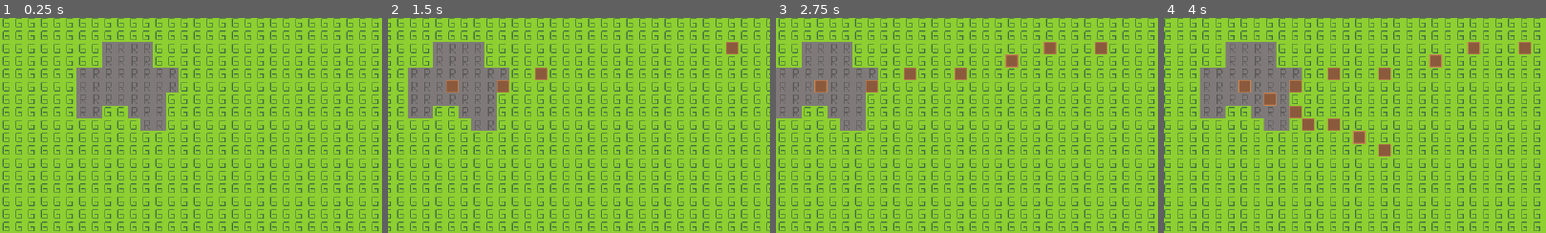
Above: before the commit, frames 1-4 (left to right).
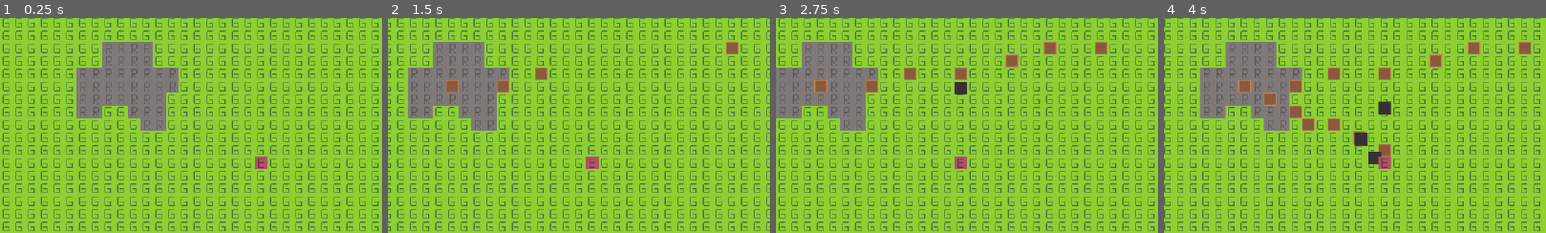
Above: after the commit, the same moments.

Repository: Joshua5437/Game-3
Game: Godot game, scene res://mainScene.tscn
Two runs of this game, one before a commit and one after it. Both use one fixed random seed, a clock stepped at 60 frames per second and the inputs below.
Inputs (mouse positions are % of the whole screen's width and height, from its top left):
- Up to frame 1 (0.25 s): no input
- Up to frame 2 (1.5 s): tap Enter at 0.5 s; move the mouse to (72, 45) at 0.52 s; hold Right (ui_right) 0.53-1.25 s; click (72, 45) at 0.67 s; drag from (30, 55) to (67, 46) at 1.27 s
- Up to frame 3 (2.75 s): move the mouse to (60, 28) at 2.02 s; hold Right (ui_right) from 2.03 s (still down)
- Up to frame 4 (4 s): release Right (ui_right) at 2.75 s; tap Space at 2.75 s; drag from (45, 70) to (28, 55) at 2.77 s; move the mouse to (80, 65) at 3.52 s; hold Left (ui_left) from 3.53 s (still down)
The pictures show only the part of the screen within x 22-72%, y 39-89%; the shares and areas given below are measured in that part.

The runs differ from the first frame. In frame 1, 0.2% of the frame differs, in the area x 66-70%, y 64-71%; in frame 2, 0.2%; in frame 3, 0.4%; in frame 4, 0.8%, in the area x 49-60%, y 38-71%.

Commit message:
added tower shooting

Diff:
--- /dev/null
+++ b/bullet.gd
@@ -0,0 +1,17 @@
+extends Area2D
+
+
+export(float) var speed = 100
+var direction = Vector2()
+
+func _process(delta):
+	# Moves the bullet in a specified direction and specifed speed
+	position += speed * direction * delta
+
+func _on_Bullet_body_entered(body):
+	# Despawns after hiting the enemy
+	if body.is_in_group("enemies"):
+		queue_free()
+
+func _on_Lifetime_timeout():
+	queue_free()
--- /dev/null
+++ b/bullet.tscn
@@ -0,0 +1,26 @@
+[gd_scene load_steps=4 format=2]
+
+[ext_resource path="res://tiles.png" type="Texture" id=1]
+[ext_resource path="res://bullet.gd" type="Script" id=2]
+
+[sub_resource type="CircleShape2D" id=1]
+radius = 8.0
+
+[node name="Bullet" type="Area2D"]
+script = ExtResource( 2 )
+
+[node name="Sprite" type="Sprite" parent="."]
+texture = ExtResource( 1 )
+hframes = 3
+vframes = 3
+frame = 5
+
+[node name="CollisionShape2D" type="CollisionShape2D" parent="."]
+shape = SubResource( 1 )
+
+[node name="Lifetime" type="Timer" parent="."]
+wait_time = 5.0
+autostart = true
+
+[connection signal="body_entered" from="." to="." method="_on_Bullet_body_entered"]
+[connection signal="timeout" from="Lifetime" to="." method="_on_Lifetime_timeout"]
--- /dev/null
+++ b/enemies/enemy.tscn
@@ -0,0 +1,17 @@
+[gd_scene load_steps=3 format=2]
+
+[ext_resource path="res://tiles.png" type="Texture" id=1]
+
+[sub_resource type="CircleShape2D" id=1]
+radius = 8.0
+
+[node name="Enemy" type="KinematicBody2D" groups=["enemies"]]
+
+[node name="Sprite" type="Sprite" parent="."]
+texture = ExtResource( 1 )
+hframes = 3
+vframes = 3
+frame = 6
+
+[node name="CollisionShape2D" type="CollisionShape2D" parent="."]
+shape = SubResource( 1 )
--- a/mainScene.tscn
+++ b/mainScene.tscn
@@ -1,9 +1,10 @@
-[gd_scene load_steps=5 format=2]
+[gd_scene load_steps=6 format=2]
 
 [ext_resource path="res://map.tscn" type="PackedScene" id=1]
 [ext_resource path="res://scripts/camera.gd" type="Script" id=2]
 [ext_resource path="res://scripts/game.gd" type="Script" id=3]
 [ext_resource path="res://tower.tscn" type="PackedScene" id=4]
+[ext_resource path="res://enemies/enemy.tscn" type="PackedScene" id=5]
 
 [node name="MainScene" type="Node2D"]
 script = ExtResource( 3 )
@@ -19,3 +20,6 @@
 limit_right = 1024
 limit_bottom = 1024
 script = ExtResource( 2 )
+
+[node name="Enemy" parent="." instance=ExtResource( 5 )]
+position = Vector2( 520, 376 )
--- a/scripts/tower.gd
+++ b/scripts/tower.gd
@@ -6,7 +6,36 @@
 # - Needs better texture
 # - Need to look at how Godot scene are inherited
 
-func _on_Range_area_entered(area):
-	# Used to check other areas (mostly towers and enemies)
-	# Note: Please look at the documentation for Area2D to get overlapping areas
-	print(area)
+onready var range_area = $Range
+onready var reload_timer = $ReloadTimer
+
+export(PackedScene) var bullet
+
+var tracked_enemies = []
+var current_target : Node2D = null
+
+func _process(delta):
+	# Shoot at the target, if it exists
+	if current_target != null and reload_timer.is_stopped():
+		shoot(current_target.position)
+		reload_timer.start()
+
+# Shoots at the position
+# target: target position
+func shoot(target : Vector2):
+	var new_bullet = bullet.instance()
+
+	new_bullet.position = position
+	new_bullet.direction = global_position.direction_to(target)
+	get_parent().add_child(new_bullet)
+
+func _on_Range_body_entered(body):
+	# Adds enemy to list of tracked enemies
+	if body.is_in_group("enemies"):
+		tracked_enemies.push_back(body)
+		current_target = body
+
+func _on_Range_body_exited(body):
+	# Removes enemy from list of track enemies
+	if body.is_in_group("enemies"):
+		tracked_enemies.erase(body)
--- a/tower.tscn
+++ b/tower.tscn
@@ -1,13 +1,15 @@
-[gd_scene load_steps=4 format=2]
+[gd_scene load_steps=5 format=2]
 
 [ext_resource path="res://tiles.png" type="Texture" id=1]
 [ext_resource path="res://scripts/tower.gd" type="Script" id=2]
+[ext_resource path="res://bullet.tscn" type="PackedScene" id=3]
 
 [sub_resource type="CircleShape2D" id=1]
-radius = 88.0
+radius = 104.0
 
 [node name="Tower" type="Node2D"]
 script = ExtResource( 2 )
+bullet = ExtResource( 3 )
 
 [node name="Sprite" type="Sprite" parent="."]
 texture = ExtResource( 1 )
@@ -20,4 +22,9 @@
 [node name="CollisionShape2D" type="CollisionShape2D" parent="Range"]
 shape = SubResource( 1 )
 
+[node name="ReloadTimer" type="Timer" parent="."]
+one_shot = true
+
 [connection signal="area_entered" from="Range" to="." method="_on_Range_area_entered"]
+[connection signal="body_entered" from="Range" to="." method="_on_Range_body_entered"]
+[connection signal="body_exited" from="Range" to="." method="_on_Range_body_exited"]
